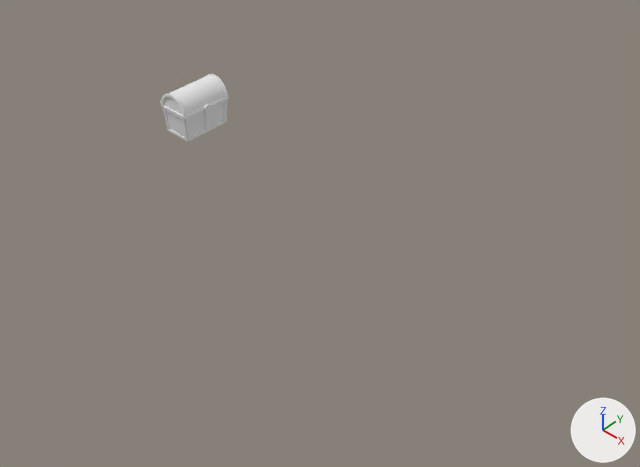
The Blender file Resources/Blender/Scenery/ModularDungeon/Dn_Furniture.blend, before and after one commit.
Camera for both pictures: a camera (50 mm lens) standing at (9.4, -8.89, 8.56) and looking at (0.43, 0.74, -1.66). Lighting does not change. The marker at lower right points along +X, +Y and +Z.

The first picture shows 'Dn_Chest_1'.
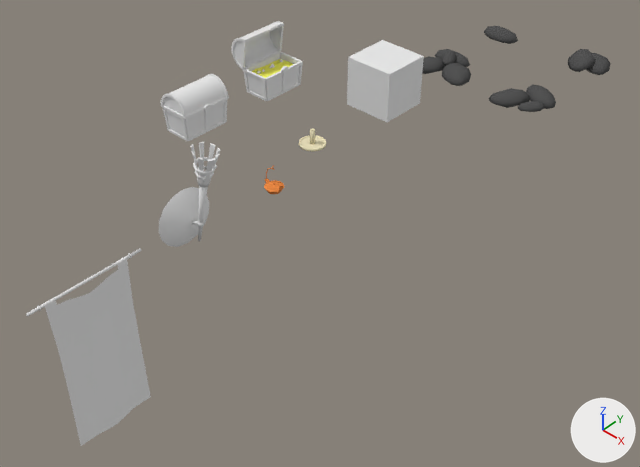
Pixel boxes (x1, y1, x2, y2) of what changed, in the pictures (640 x 467 px):
'Dn_Rag_1', shown
    after: (43, 257, 151, 446)
'Dn_Crate_1', shown
    after: (347, 40, 424, 122)
'Dn_Chest_2', shown
    after: (231, 21, 303, 101)
'Dn_Torch_1', shown
    after: (159, 142, 220, 247)
'Dn_Stone_2', shown
    after: (489, 84, 556, 112)
'Dn_Stone_1', shown
    after: (422, 49, 471, 86)
'Dn_Stone_3', shown
    after: (568, 49, 611, 75)
'Dn_Stone_4', shown
    after: (484, 26, 518, 44)
'Dn_Candle_1', shown
    after: (299, 128, 326, 152)
'Dn_Rag_1_Bar', shown
    after: (26, 248, 142, 317)
'Dn_Treasure_1_Coins', shown
    after: (252, 59, 293, 78)
'Dn_Lamp_1', shown
    after: (264, 165, 284, 194)

What changed in the scene script:
```text
Change ob_dn_torch_1:
    remove ob_dn_torch_1.hide_set(True)  # its collection is switched off
Change ob_dn_crate_1:
    remove ob_dn_crate_1.hide_set(True)  # its collection is switched off
Change ob_dn_lamp_1:
    remove ob_dn_lamp_1.hide_set(True)  # its collection is switched off
Change ob_dn_rag_1_bar:
    remove ob_dn_rag_1_bar.hide_set(True)  # its collection is switched off
Change ob_dn_rag_1:
    remove ob_dn_rag_1.hide_set(True)  # its collection is switched off
Change ob_dn_candle_1:
    remove ob_dn_candle_1.hide_set(True)  # its collection is switched off
Change ob_dn_stone_4:
    remove ob_dn_stone_4.hide_set(True)  # its collection is switched off
Change ob_dn_stone_3:
    remove ob_dn_stone_3.hide_set(True)  # its collection is switched off
Change ob_dn_stone_2:
    remove ob_dn_stone_2.hide_set(True)  # its collection is switched off
Change ob_dn_stone_1:
    remove ob_dn_stone_1.hide_set(True)  # its collection is switched off
Change ob_dn_treasure_1_coins:
    remove ob_dn_treasure_1_coins.hide_set(True)  # its collection is switched off
Change ob_dn_chest_2:
    remove ob_dn_chest_2.hide_set(True)  # its collection is switched off
```
